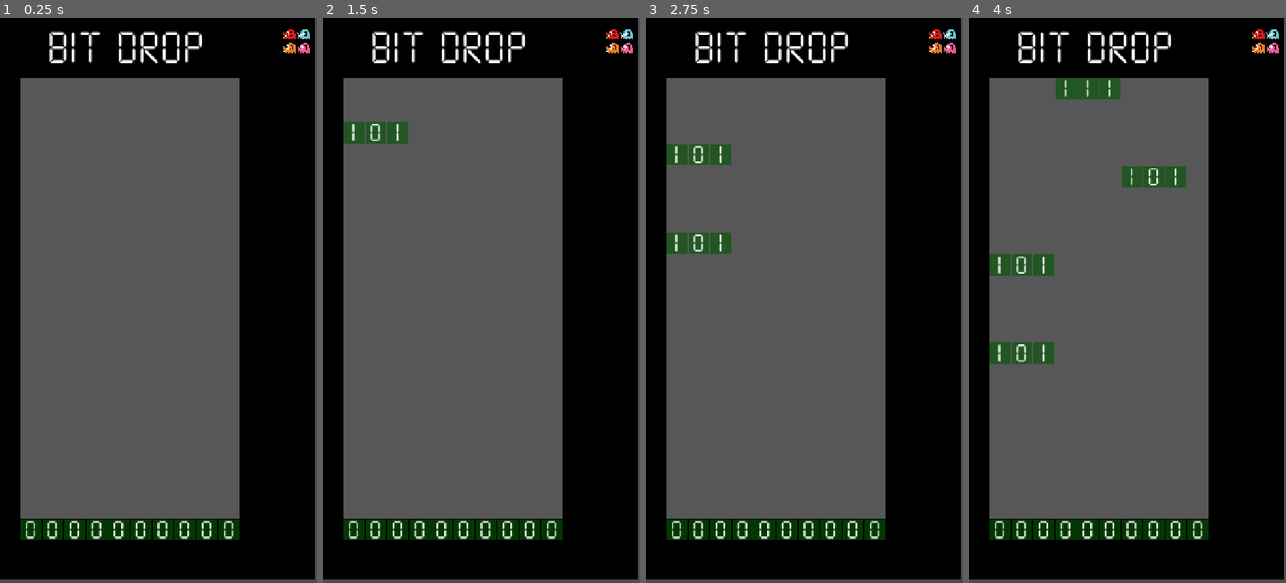
Above: before the commit, frames 1-4 (left to right).
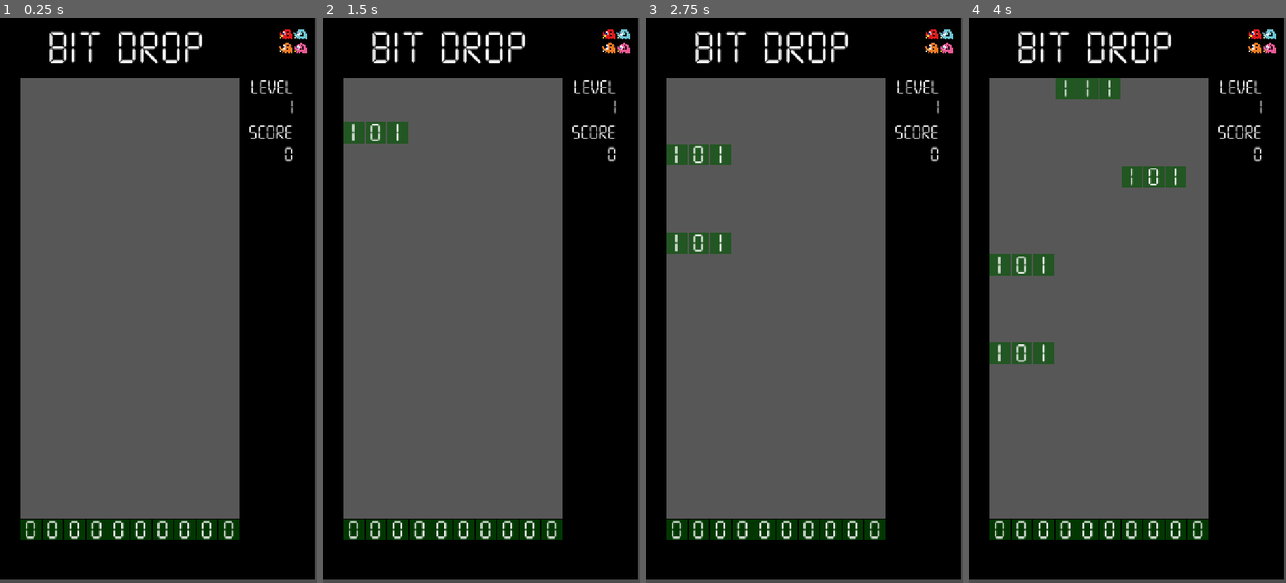
Above: after the commit, the same moments.

Repository: DavidParkerDr/GGJ26
Game: Godot game, scene res://Main.tscn
The game is run twice, just before and just after one commit, with the same random seed, the same clock (stepped at 60 frames per second) and the same inputs.
Inputs (mouse positions are in pixels of both pictures, inside the frame that each line leads up to):
- Up to frame 1 (0.25 s): no input
- Up to frame 2 (1.5 s): tap Enter at 0.5 s; move the mouse to (551, 272) at 0.52 s; hold Right (move_right) 0.53-1.28 s; tap I at 0.6 s; click (551, 272) at 0.67 s; move the mouse to (418, 328) at 1.27 s; hold Left (move_left) from 1.28 s (still down); tap R at 1.35 s
- Up to frame 3 (2.75 s): move the mouse to (836, 176) at 2.02 s; release Left (move_left) at 2.03 s; hold Right (move_right) from 2.03 s (still down); tap F at 2.1 s
- Up to frame 4 (4 s): move the mouse to (1111, 413) at 2.77 s; release Right (move_right) at 2.78 s; hold W 2.78-3.53 s; tap E at 2.85 s; click (1111, 413) at 2.92 s; move the mouse to (1222, 385) at 3.52 s; hold Left (move_left) from 3.53 s (still down); tap Q at 3.6 s

The runs differ from the first frame. In frame 1, 0.5% of the frame differs, in the area x 78-98%, y 2-26%; in frame 2, 0.5%; in frame 3, 0.5%; in frame 4, 0.5%.

Commit message:
Add score/level UI

Diff:
--- a/src/bit-drop/Main.tscn
+++ b/src/bit-drop/Main.tscn
@@ -23,7 +23,7 @@
 metadata/_edit_lock_ = true
 
 [node name="Sprite2D" type="Sprite2D" parent="." unique_id=14022925]
-position = Vector2(674, 68)
+position = Vector2(666.00006, 68)
 scale = Vector2(0.10517361, 0.1185744)
 texture = ExtResource("2_cm0pq")
 
@@ -64,4 +64,44 @@
 bus = &"Sfx"
 script = ExtResource("6_lgr22")
 
+[node name="LevelLabel" type="Label" parent="." unique_id=704492817]
+offset_left = 564.0
+offset_top = 135.0
+offset_right = 666.0
+offset_bottom = 180.0
+theme = ExtResource("4_cm0pq")
+theme_override_font_sizes/font_size = 42
+text = "Level"
+horizontal_alignment = 2
+
+[node name="LevelValue" type="Label" parent="." unique_id=565841979]
+offset_left = 621.0
+offset_top = 180.0
+offset_right = 668.0
+offset_bottom = 225.0
+size_flags_horizontal = 8
+theme = ExtResource("4_cm0pq")
+theme_override_font_sizes/font_size = 42
+text = "99"
+horizontal_alignment = 2
+
+[node name="ScoreLabel" type="Label" parent="." unique_id=834564423]
+offset_left = 564.0
+offset_top = 237.0
+offset_right = 665.0
+offset_bottom = 282.0
+theme = ExtResource("4_cm0pq")
+theme_override_font_sizes/font_size = 42
+text = "Score"
+
+[node name="ScoreValue" type="Label" parent="." unique_id=1712783946]
+offset_left = 582.0
+offset_top = 287.0
+offset_right = 666.0
+offset_bottom = 332.0
+theme = ExtResource("4_cm0pq")
+theme_override_font_sizes/font_size = 42
+text = "9999"
+horizontal_alignment = 2
+
 [connection signal="timeout" from="TickTimer" to="." method="_on_tick_timer_timeout"]
--- a/src/bit-drop/main.gd
+++ b/src/bit-drop/main.gd
@@ -8,6 +8,10 @@
 var bit_width = 50
 
 var viewport_size: Vector2
+
+var score = 0
+var level = 1
+var blocks_dropped = 0
 
 @onready var mask = $Mask
 @onready var bits = $Bits
@@ -56,6 +60,9 @@
 
 	move_bits(delta)
 
+	$LevelValue.text = str(level)
+	$ScoreValue.text = str(score)
+
 	pass
 
 func move(dx):
@@ -70,7 +77,6 @@
 			bit.position.x = bit_width * (size.x - 1)
 
 func _on_tick_timer_timeout() -> void:
-	#add_bit()
 	add_block([true, false, true])
 
 func move_bits(delta: float):
@@ -78,6 +84,8 @@
 		pass
 
 func add_block(pattern: Array[bool]):
+	blocks_dropped += 1
+
 	var block = block_scene.instantiate()
 	block.position.x = randi_range(0, size.x - pattern.size()) * bit_width
 	block.block_collide.connect(_on_block_collide)
@@ -99,12 +107,12 @@
 
 	bits.add_child(bit)
 
-
 func _on_block_collide(block, block_bit, mask_bit):
 	sfx.play_hit()
 
 	if (block_bit.isOne == mask_bit.isOne):
 		block_bit.queue_free()
+		score += 10
 	else:
 		block.isFalling = false
 		block.position.x = snapped(block.position.x, bit_width)
